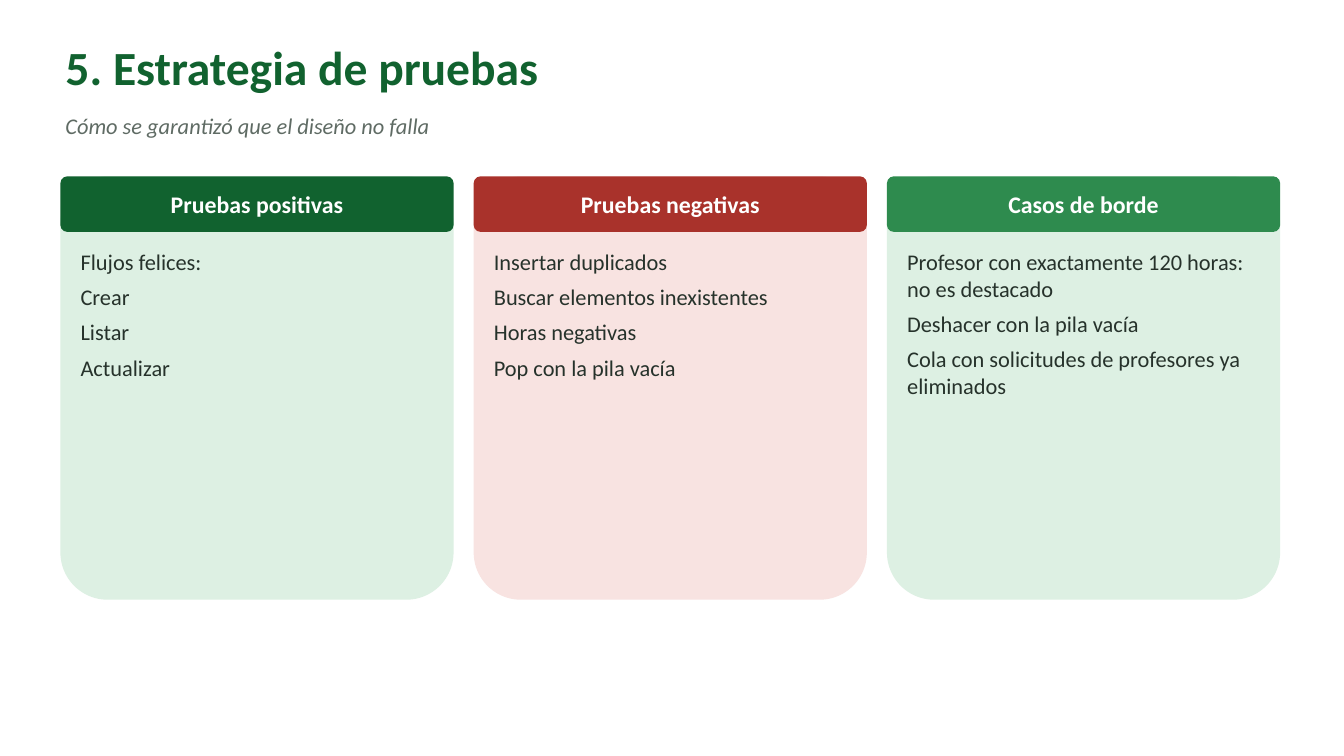
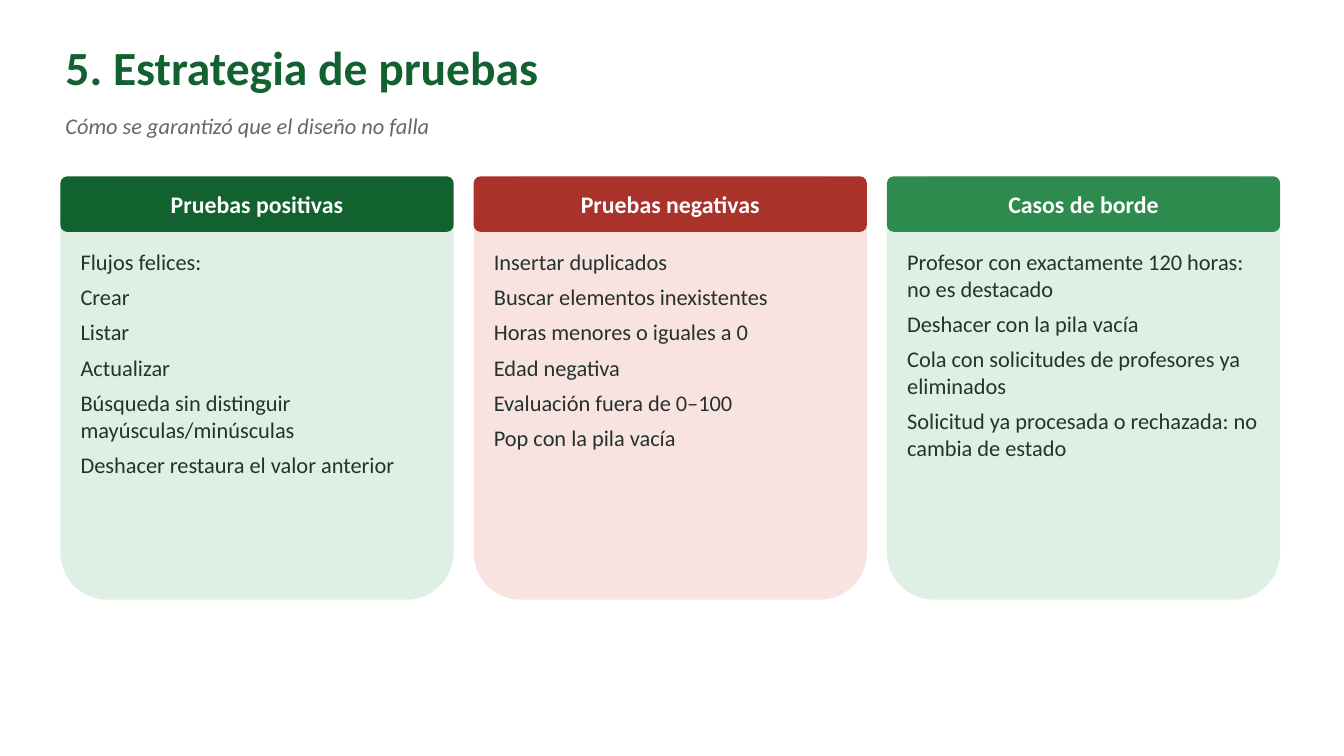
Before and after one commit to RelaxUniver/Parcial-2, a slide deck: slide 9 of documentación/Presentacíon.pptx. Drawn at 1344x756 pixels with LibreOffice and Linux fonts; fonts in the diff are those of the drawing; background and template pictures are left out. Boxes give left, top, right and bottom in pixels: in the first picture for what was removed or moved away, otherwise in the second. Text is boxed around its words. In the diff, an @@ line names an element or a change of style, - is before the commit and + after.

```diff
--- a/documentación/Presentacíon.pptx
+++ b/documentación/Presentacíon.pptx
@@ text at (494,324,748,411): text changed @@
-Horas negativas
+Horas menores o iguales a 0
+Edad negativa
+Evaluación fuera de 0–100
@@ text at (81,395,394,473): paragraphs added @@
+Búsqueda sin distinguir mayúsculas/minúsculas
+Deshacer restaura el valor anterior
@@ text at (907,413,1258,456): paragraph added @@
+Solicitud ya procesada o rechazada: no cambia de estado
```
Also in this commit, not shown: 3 other slides changed, 1 slide added.
